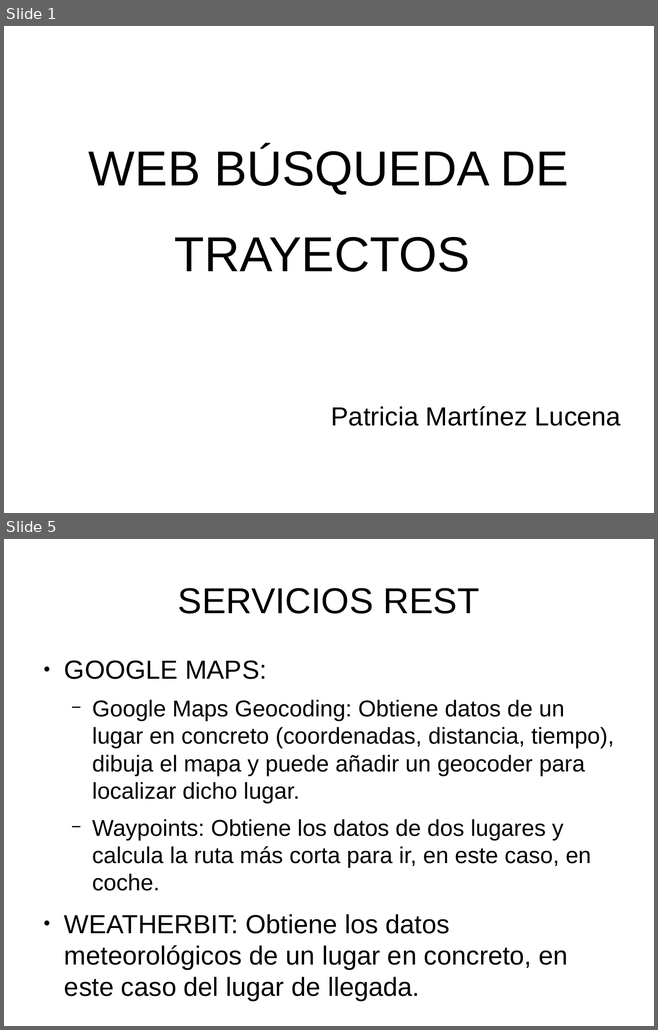
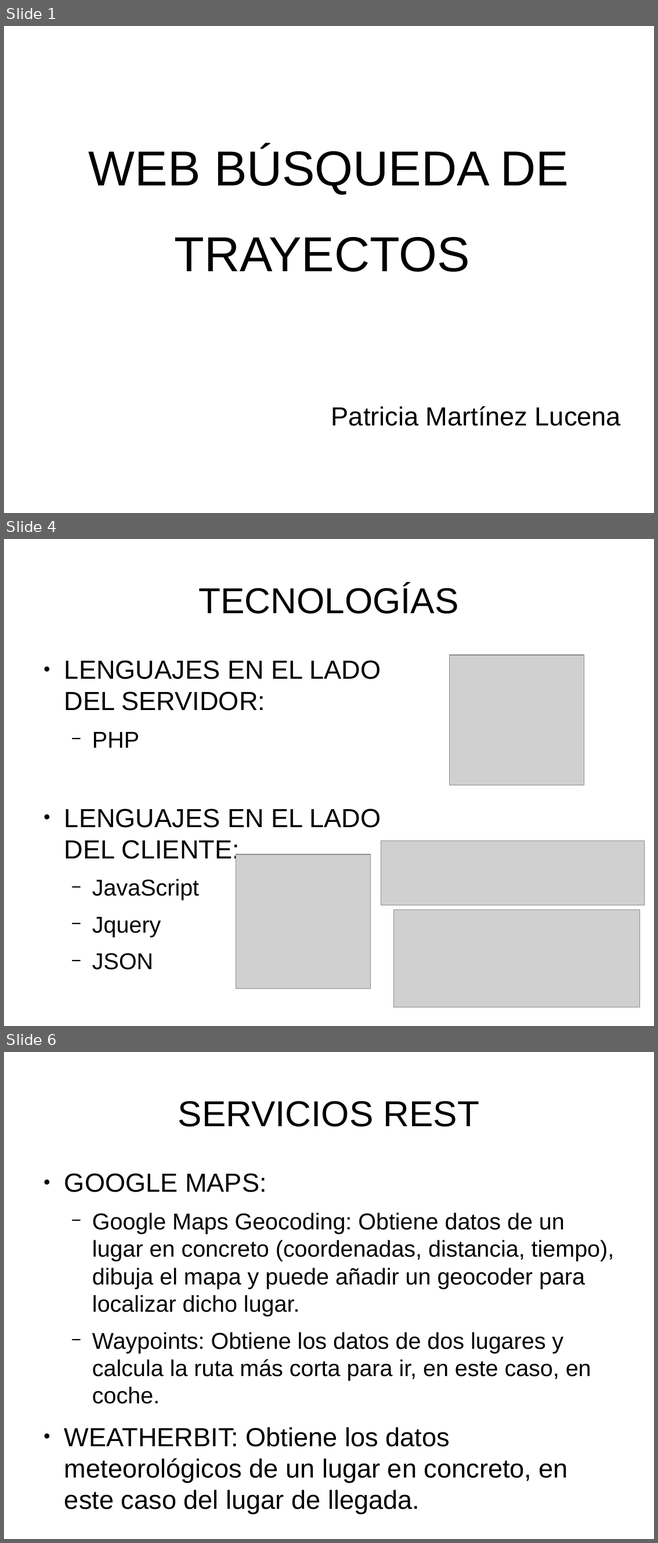
Before and after one commit to PatriiML11/ProyectoWeb, a slide deck: doc/Documentos/Presentacion.odp. Shown one above the other, each under a label of ours: slides 1 and 5 before the commit, slides 1, 4 and 6 after it; the slides between them are not shown. The pictures are 658x1030 and 658x1543 pixels, drawn with LibreOffice and Linux fonts; fonts in the diff are those of the drawing; grey boxes stand for pictures. Boxes give left, top, right and bottom in pixels: in the first picture for what was removed or moved away, otherwise in the second. Text is boxed around its words. In the diff, an @@ line names an element or a change of style, - is before the commit and + after.

```diff
--- a/doc/Documentos/Presentacion.odp
+++ b/doc/Documentos/Presentacion.odp
@@ slide 4 added at [4, 539, 654, 1026], background #FFFFFF @@
@@ title added at [198, 584, 458, 614], 44 pt, text #000000 @@
+TECNOLOGÍAS
@@ text added at [64, 660, 380, 970], 32 pt, text #000000 @@
+● LENGUAJES EN EL LADO DEL SERVIDOR:
+  − PHP
+● LENGUAJES EN EL LADO DEL CLIENTE:
+  − JavaScript
+  − Jquery
+  − JSON
@@ picture added at [449, 655, 584, 785] @@
@@ picture added at [380, 841, 645, 906] @@
@@ picture added at [236, 855, 371, 988] @@
@@ picture added at [394, 910, 640, 1008] @@
@@ what was slide 5 is now slide 6 @@
```
Also in this commit, not shown: 4 slides changed, 1 other slide added, 16 other files.
